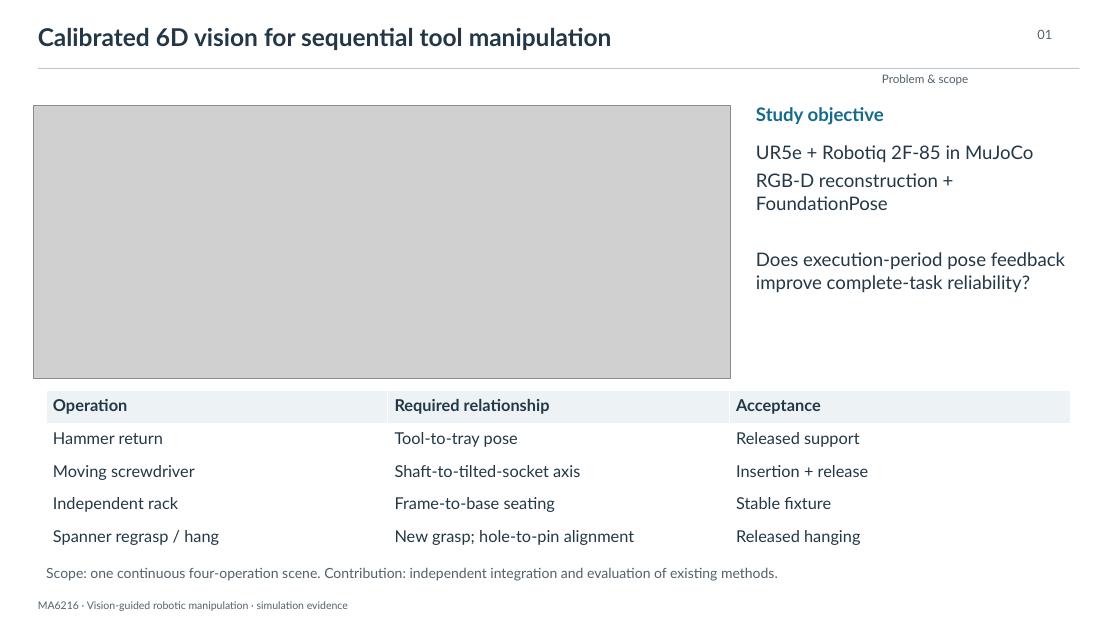
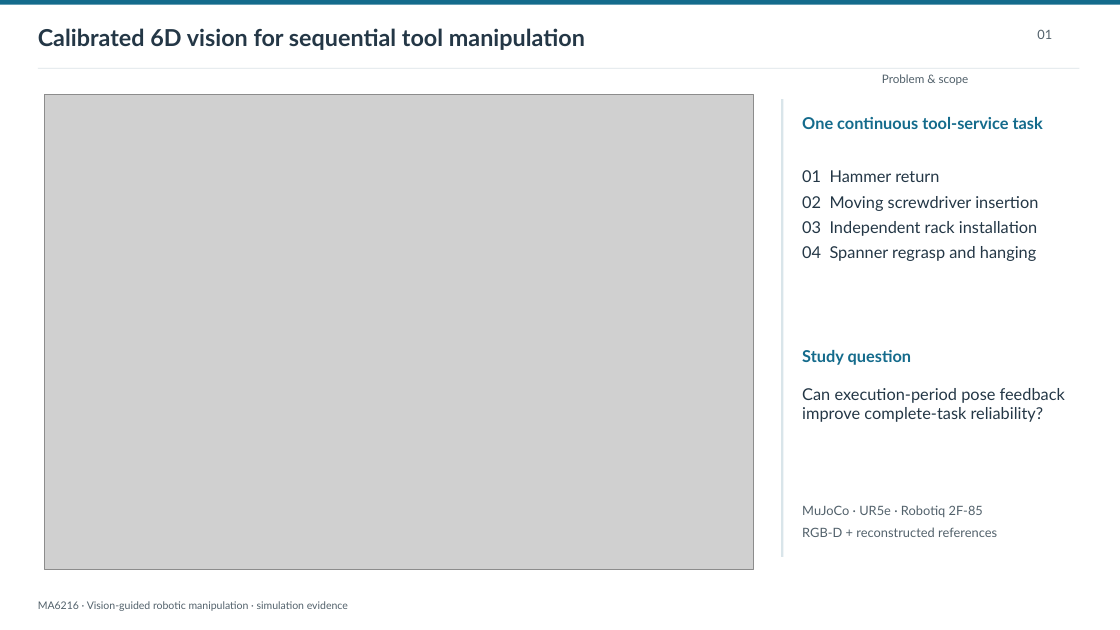
Before and after one commit to LewisLYU-HW/ma6216-ur5e-vision-pick-place, a slide deck: slide 1 of docs/presentation/vision_guided_manipulation.pptx. Drawn at 1120x630 pixels with LibreOffice and Linux fonts; fonts in the diff are those of the drawing; grey boxes stand for pictures. Boxes give left, top, right and bottom in pixels: in the first picture for what was removed or moved away, otherwise in the second. Text is boxed around its words. In the diff, an @@ line names an element or a change of style, - is before the commit and + after.

```diff
--- a/docs/presentation/vision_guided_manipulation.pptx
+++ b/docs/presentation/vision_guided_manipulation.pptx
@@ rectangle added at [0,0,1120,5], fill #146B8C @@
@@ text "Calibrated 6D vision for sequential ..." at [38,28,585,50]: size 21 to 20 pt @@
@@ rectangle at [38,68,1080,69]: fill #BCC9D0 to #DBE3E7 @@
@@ picture: place and size @@
-picture at [34,105,731,378]
+picture at [45,95,755,570]
@@ text removed at [756,107,884,125] @@
-Study objective
@@ rectangle added at [781,99,784,557], fill #D9E5EA @@
@@ text added at [802,117,1043,129], 14 pt, text #146B8C, bold @@
+One continuous tool-service task
@@ text removed at [756,145,1065,293] @@
-UR5e + Robotiq 2F-85 in MuJoCo
-RGB-D reconstruction + FoundationPose
-Does execution-period pose feedback improve complete-task reliability?
@@ text added at [802,170,1038,261], 14 pt, text #243746 @@
+01 Hammer return
+02 Moving screwdriver insertion
+03 Independent rack installation
+04 Spanner regrasp and hanging
@@ text added at [802,350,912,365], 14 pt, text #146B8C, bold @@
+Study question
@@ text added at [802,388,1065,422], 14 pt, text #243746 @@
+Can execution-period pose feedback improve complete-task reliability?
@@ table removed at [46,391,1072,555], 5 rows, 3 columns @@
-Operation | Required relationship | Acceptance
-Hammer return | Tool-to-tray pose | Released support
-Moving screwdriver | Shaft-to-tilted-socket axis | Insertion + release
-Independent rack | Frame-to-base seating | Stable fixture
-Spanner regrasp / hang | New grasp; hole-to-pin alignment | Released hanging
@@ text added at [802,505,997,537], 11 pt, text #52616B @@
+MuJoCo · UR5e · Robotiq 2F-85
+RGB-D + reconstructed references
@@ text removed at [46,567,778,581] @@
-Scope: one continuous four-operation scene. Contribution: independent integration and evaluation of existing methods.
```
Also in this commit, not shown: 18 other slides changed, 10 other files.
